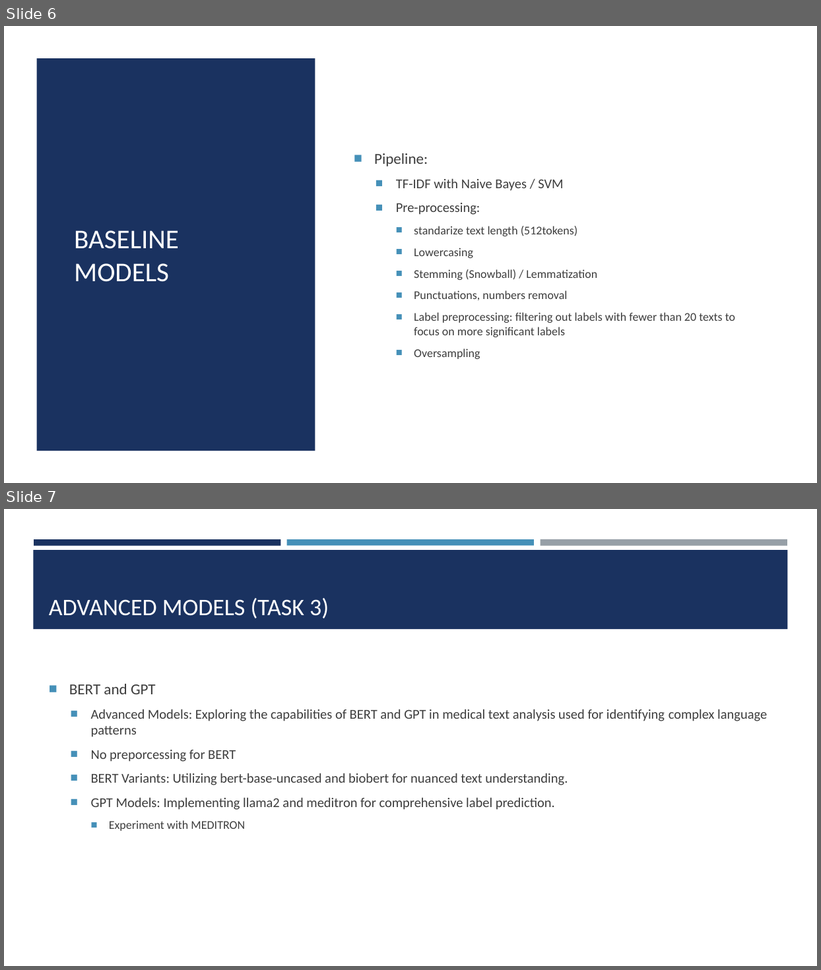
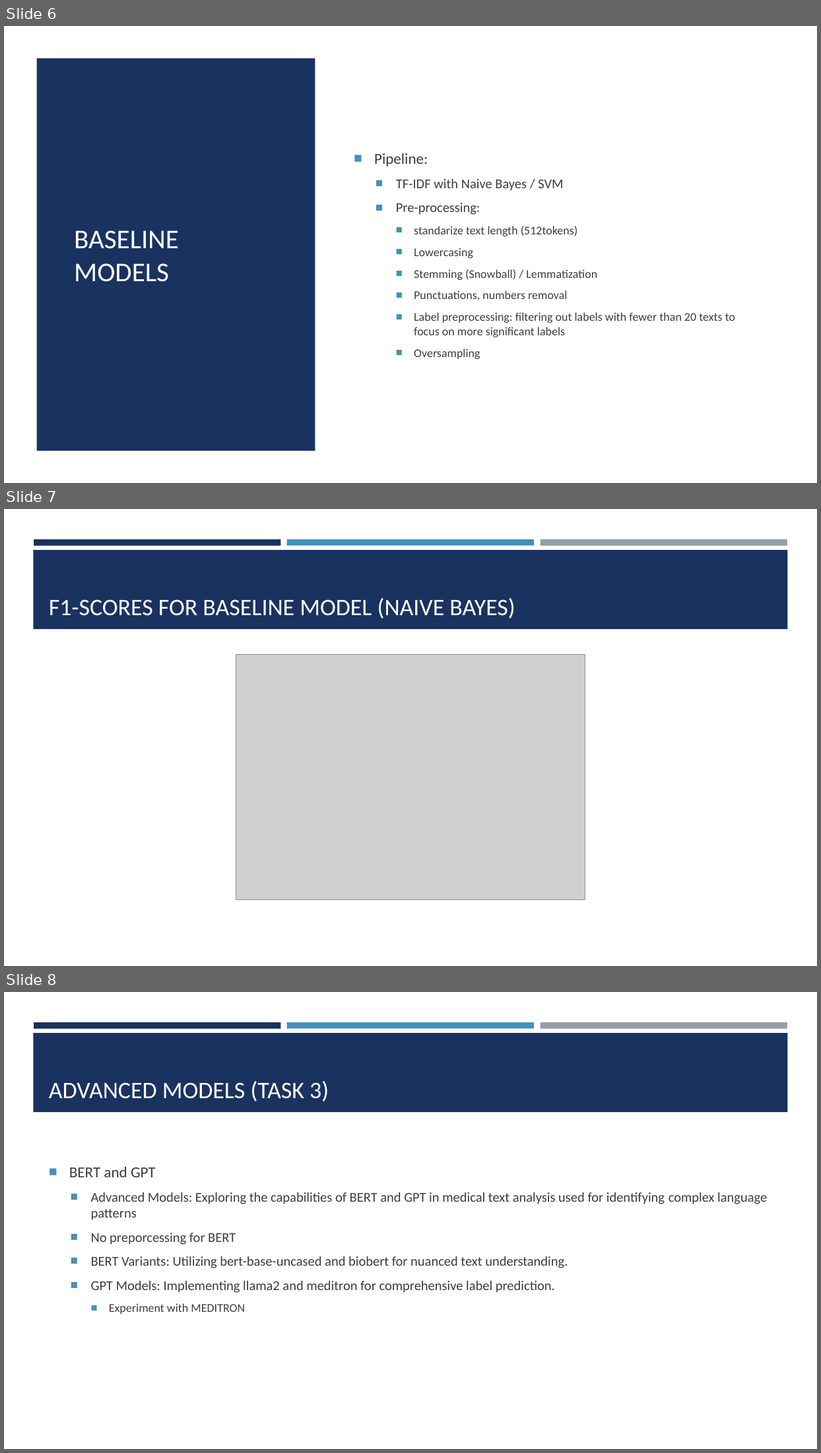
Before and after one commit to josefweibel/nlp-medical-project, a slide deck: presentations/Final Presentation.pptx. Shown one above the other, each under a label of ours: slides 6 and 7 before the commit, slides 6, 7 and 8 after it. The pictures are 821x970 and 821x1453 pixels, drawn with LibreOffice and Linux fonts; fonts in the diff are those of the drawing; grey boxes stand for pictures. Boxes give left, top, right and bottom in pixels: in the first picture for what was removed or moved away, otherwise in the second. Text is boxed around its words. In the diff, an @@ line names an element or a change of style, - is before the commit and + after.

Commit message:
update

```diff
--- a/presentations/Final Presentation.pptx
+++ b/presentations/Final Presentation.pptx
@@ slide 7 added at <box>4,509,817,966</box>, background #FFFFFF; not listed: 4 template elements that a slide beside it also shows @@
@@ title added at <box>49,598,515,619</box>, 28 pt, text #FFFFFF @@
+F1-SCORES FOR BASELINE MODEL (NAIVE BAYES)
@@ picture added at <box>236,655,585,900</box> @@
@@ what was slide 7 is now slide 8 @@
```
